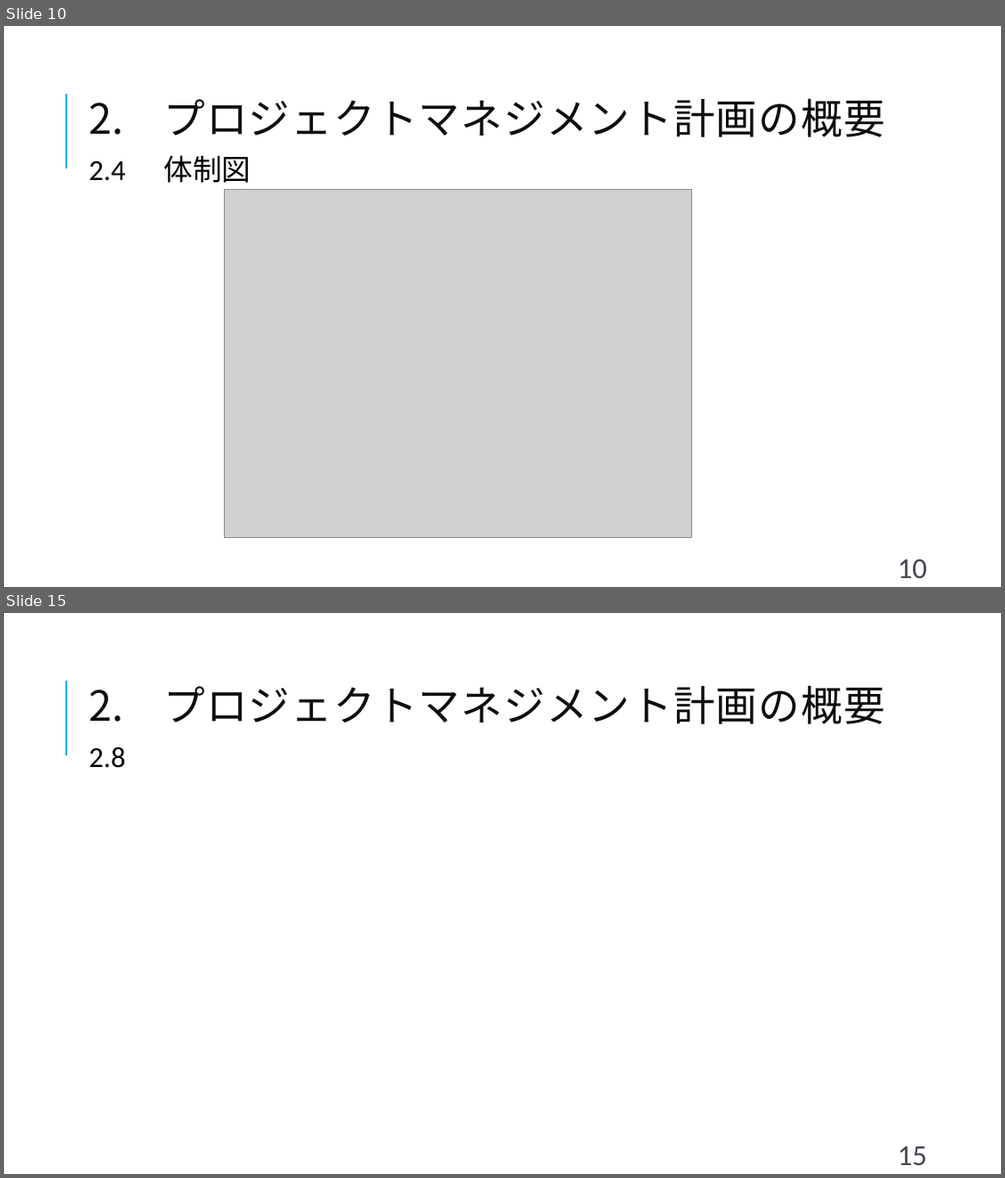
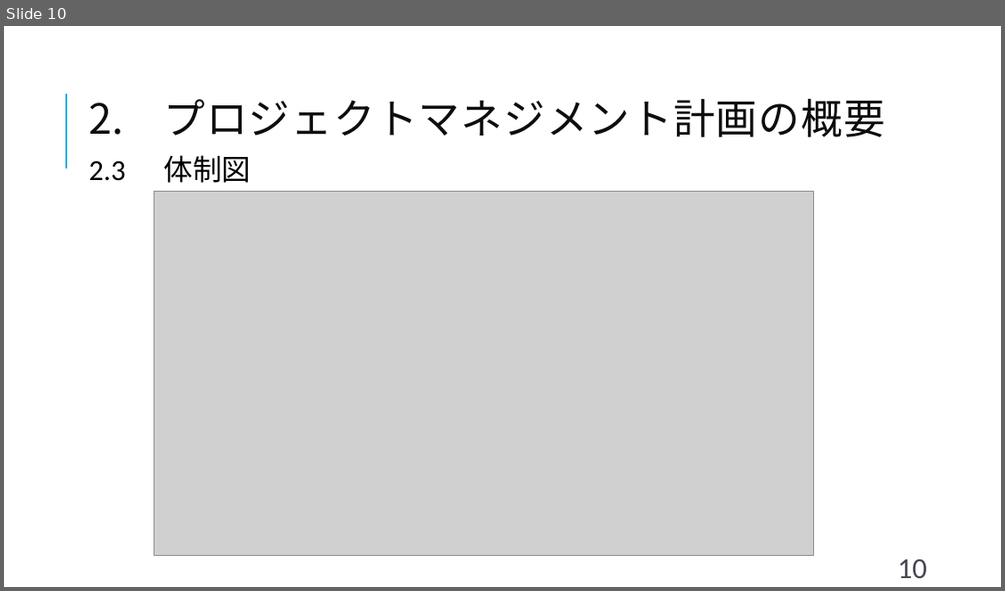
Before and after one commit to shimoda-a/pmpractice, a slide deck: yabuki-a/PM演習矢吹a/PM演習_中間報告_矢吹研A班.pptx. Shown one above the other, each under a label of ours: slides 10 and 15 before the commit, slide 10 after it; the slides between them are not shown. The pictures are 1005x1178 and 1005x591 pixels, drawn with LibreOffice and Linux fonts; fonts in the diff are those of the drawing; grey boxes stand for pictures. Boxes give left, top, right and bottom in pixels: in the first picture for what was removed or moved away, otherwise in the second. Text is boxed around its words. In the diff, an @@ line names an element or a change of style, - is before the commit and + after.

```diff
--- a/yabuki-a/PM演習矢吹a/PM演習_中間報告_矢吹研A班.pptx
+++ b/yabuki-a/PM演習矢吹a/PM演習_中間報告_矢吹研A班.pptx
@@ slide 15 removed at <box>4,613,1001,1174</box>, background #FFFFFF; not listed: 1 template element that a slide beside it also shows @@
@@ text removed at <box>164,685,885,724</box> @@
-2. プロジェクトマネジメント計画の概要
@@ text removed at <box>89,747,125,768</box> @@
-2.8
@@ page number removed at <box>898,1146,927,1165</box> @@
-15
@@ slide 10 changed as well @@
@@ text at <box>89,155,251,183</box>: text changed @@
-2.4 体制図
+2.3 体制図
@@ picture: place and size @@
-picture at <box>224,189,692,538</box>
+picture at <box>154,191,814,555</box>
```
Also in this commit, not shown: 9 other slides changed, 3 slides added, 4 other slides removed, 1 other file.
